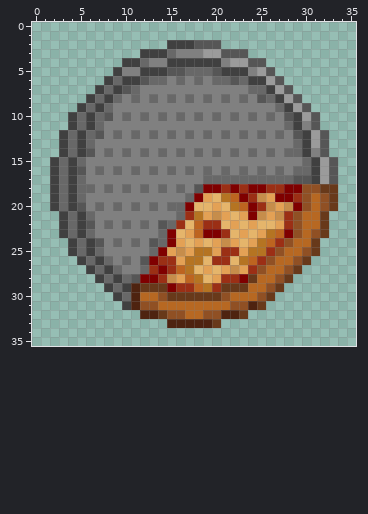
Pixel-art sprite: Assets/Sprites/Onethirdpizza.png. Above, as it was before the edit.
The file is 36x36 pixels.
The same view after the edit:
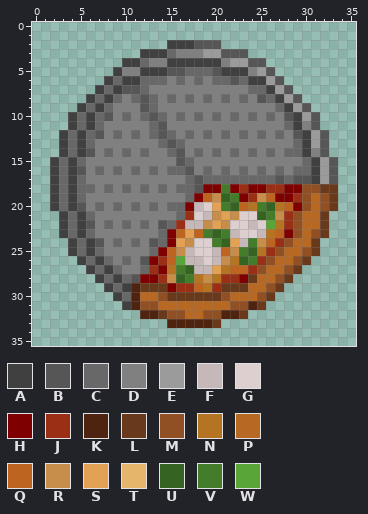
Palette (. is transparent): A #404040  B #565656  C #686868  D #808080  E #9b9b9b  F #c6b8b9  G #ddcecf  H #7f0000  J #9b2f15  K #4e2310  L #68391a  M #905024  N #b57422  P #b76822  Q #bd6420  R #c68d4b  S #e3a155  T #e5b56b  U #356321  V #437c2a  W #59a538
What changed:
y 6: x 12 B -> C
y 7: x 11..12 CD -> BC
y 8: x 12 D -> B
y 9: x 12..13 DD -> BC
y 10: x 13 D -> B
y 11: x 13..14 DD -> CB
y 12: x 14 D -> B
y 13: x 14..16 DDD -> CBC
y 14: x 14..16 CDC -> DCB
y 15: x 16..17 DD -> BC
y 16: x 16..17 DC -> CB
y 17: x 17..18 DD -> CB; x 27 C -> B
y 18: x 17 D -> C; x 21 J -> V
y 19: x 19..22 STNQ -> QRUV; x 26 S -> Q
y 20: x 18..19 TT -> FG; x 21..22 TN -> VU; x 24..28 HJRSR -> NVUNQ
y 21: x 18..19 NS -> GF; x 22..26 TSHRS -> RGGUV
y 22: x 17..27 TQJJTSTSTTS -> FFRSRGGFGWN
y 23: x 16 T -> Q; x 19..25 HHJTSTS -> VUVFGGF
y 24: x 17..21 TSTSR -> RGGVU; x 23..25 TSN -> FVR
y 25: x 15 S -> Q; x 17..24 SNNSJJSN -> FGGFQRVU
y 26: x 15..24 JSNNTJJTNQ -> QWFFGFRNUV
y 27: x 15..23 JQNTSTSRS -> NVUFFSNQQ
y 28: x 16..17 SQ -> UV; x 19..20 TS -> RN
Pixel boxes of the changes (left, top, right, bottom) in both pictures:
changed: (131, 76, 293, 283)
